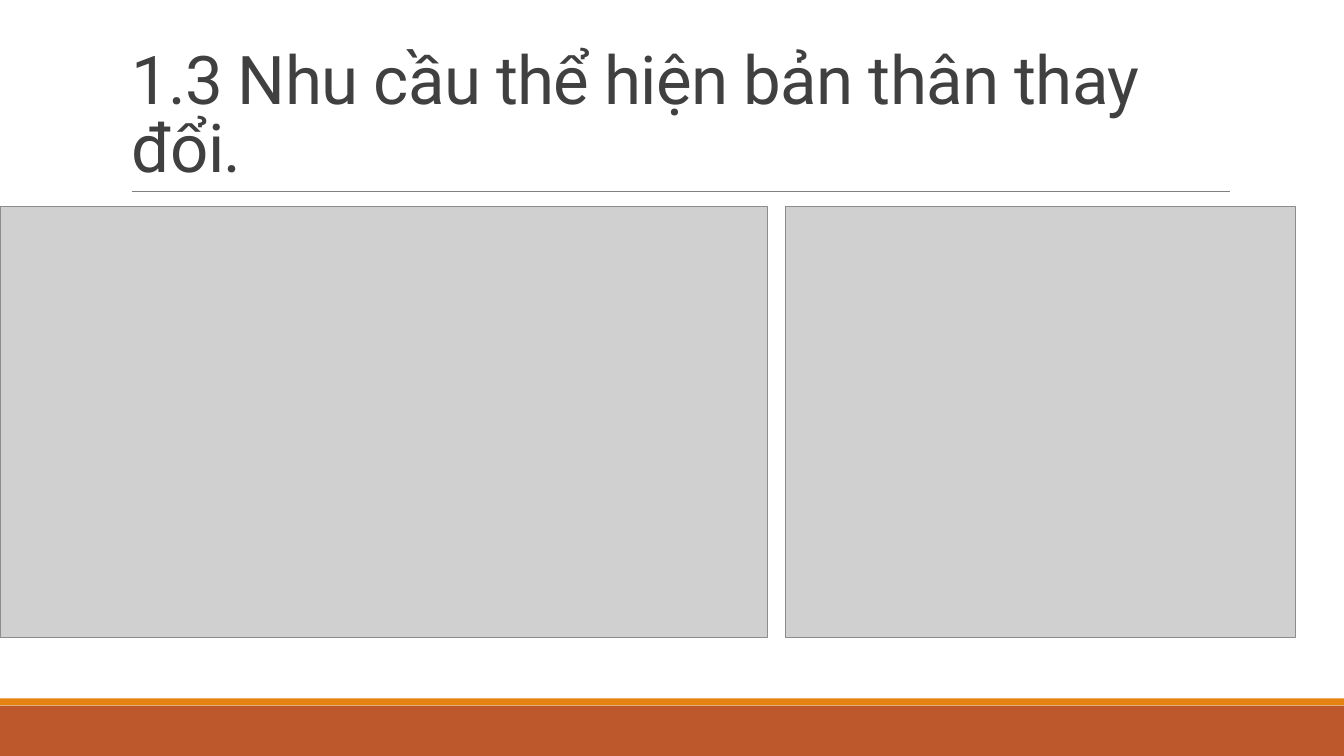
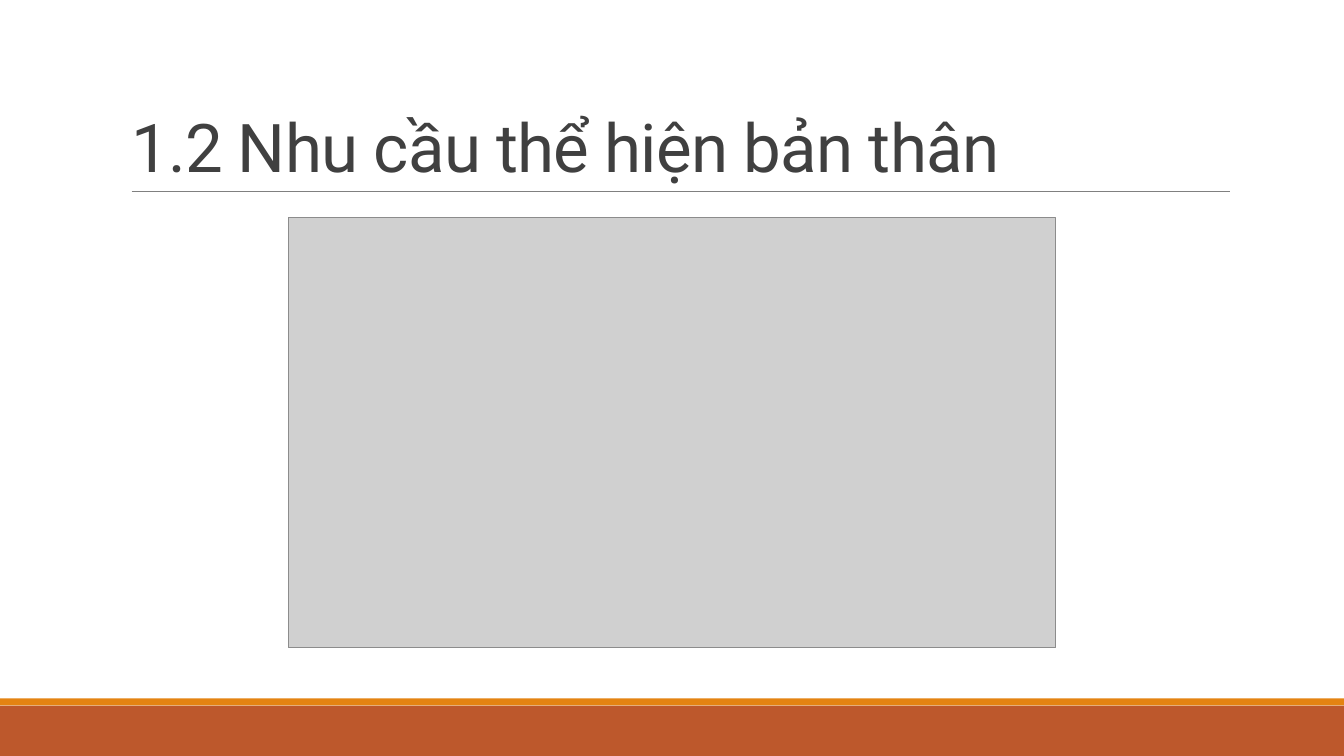
Before and after one commit to thedeadsheep/ang-VideoEditing, a slide deck: slide 8 of THIẾT KẾ VÀ XÂY DỰNG.pptx (slide 7 before the commit). Drawn at 1344x756 pixels with LibreOffice and Linux fonts; fonts in the diff are those of the drawing; grey boxes stand for pictures. Boxes give left, top, right and bottom in pixels: in the first picture for what was removed or moved away, otherwise in the second. Text is boxed around its words. In the diff, an @@ line names an element or a change of style, - is before the commit and + after.

```diff
--- a/THIẾT KẾ VÀ XÂY DỰNG.pptx
+++ b/THIẾT KẾ VÀ XÂY DỰNG.pptx
@@ title at bbox=[131, 115, 999, 184]: text changed @@
-1.3 Nhu cầu thể hiện bản thân thay đổi.
+1.2 Nhu cầu thể hiện bản thân
@@ picture removed at bbox=[785, 207, 1297, 637] @@
@@ picture: place and size @@
-picture at bbox=[0, 207, 768, 637]
+picture at bbox=[288, 218, 1057, 648]
```
Also in this commit, not shown: 8 other slides changed, 4 slides added, 2 other files.
